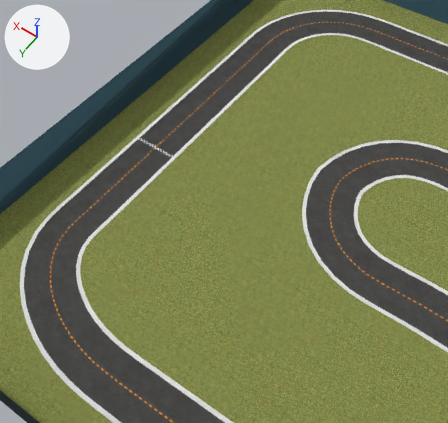
Before and after pictures for a commit that changed the COLLADA model bundle/meshes/2022_may_open_cw/2022_may_open_cw.dae.
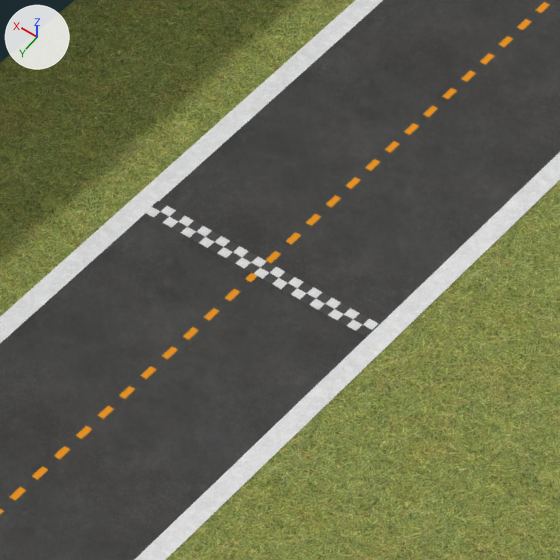
Each version is shown from a camera (50 mm lens) standing at (-1.41, 7.57, 9.46) and looking at (3.28, 1.0, -0.85), then close up on the part from 26% to 45% of the width and 25% to 45% of the height. Arrows for +X, +Y and +Z are at upper left; the lights stay in place. Where no turn or scale is listed for an object, it has been applied to the vertices.

Names of what the first close-up shows: 'StartLine', 'cl', 'field', 'il', 'ol', 'road', 'wall'.
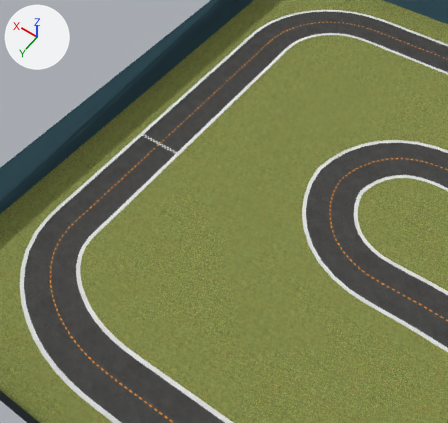
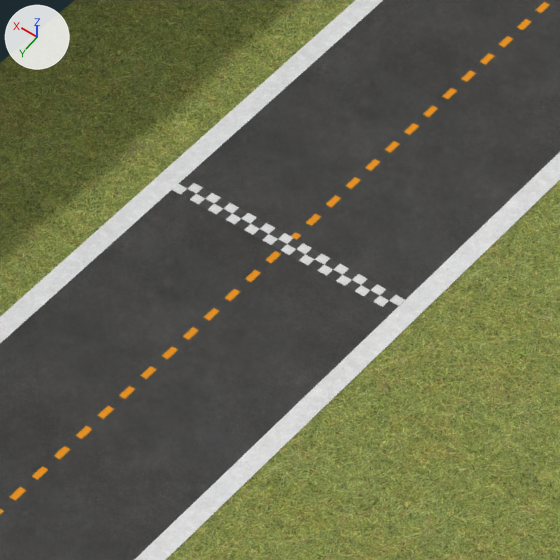
Changed parts and their boxes [x1, y1, x2, y2] in the close-ups (560 x 560 px):
'StartLine', moved: before [145, 201, 378, 336]; after [172, 178, 405, 312]

Diff of the bpy script that builds the scene:
```diff
--- a/bundle/meshes/2022_may_open_cw/2022_may_open_cw.dae.py
+++ b/bundle/meshes/2022_may_open_cw/2022_may_open_cw.dae.py
@@ ob_startline @@
 ob_startline = bpy.data.objects.new('StartLine', me_plane)
-ob_startline.location = (5.052, 0.994, 0.002)
+ob_startline.location = (5.048, 0.864, 0.002)
```
